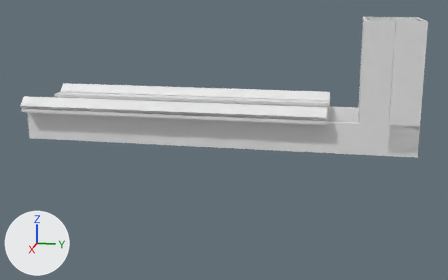
What one commit did to the Blender file Base.blend.
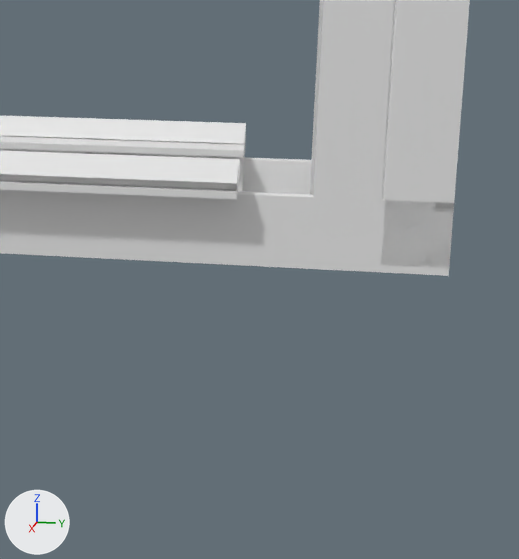
Each version appears first whole from a 50 mm camera at (1.918, -0.221, 0.856) aimed at (-0.127, -0.63, 0.345), and next in a close-up on the part from 50% to 100% of the width and 14% to 100% of the height. Lighting does not change. The marker at lower left points along +X, +Y and +Z.

Script lines for the objects in view, before the commit:
```python
me_cubo_004 = bpy.data.meshes.new('Cubo.004')
me_cubo_004.from_pydata(...)  # 10 vertices, 7 faces; spans x 0.0..0.038, y -1.01..0.0, z 0.0..0.038
me_plane_003 = bpy.data.meshes.new('Plane.003')
me_plane_003.from_pydata(...)  # 26 vertices, 19 faces; spans x -0.075..0.0, y -0.1..0.0, z 0.16..1.17
me_plane_004 = bpy.data.meshes.new('Plane.004')
me_plane_004.from_pydata(...)  # 26 vertices, 19 faces; spans x -0.075..0.0, y -0.1..0.0, z 0.23..1.24
ob_base_superior_frontal = bpy.data.objects.new('Base superior Frontal', me_plane_004)
ob_base_superior_frontal.location = (-0.232, -0.05, 0.46)
ob_base_superior_frontal.rotation_euler = (-1.571, 3.142, 3.142)  # degrees (-90, 180, 180)
ob_base_superior_posterior = bpy.data.objects.new('Base superior Posterior', me_plane_003)
ob_base_superior_posterior.location = (-0.034, -1.45, 0.46)
ob_base_superior_posterior.rotation_euler = (-1.571, 3.142, 0.0)  # degrees (-90, 180, 0)
ob_guia_principal_frontal = bpy.data.objects.new('Guia principal Frontal', me_cubo_004)
ob_guia_principal_frontal.location = (-0.309, -0.28, 0.472)
ob_guia_principal_frontal.rotation_euler = (0.0, 0.785, 0.0)  # degrees (0, 45, 0)
# also in view: 'Guia principal Posterior' at (0.017, -0.785, 0.48); 'Cabeza Polea' at (-0.132, -0.045, 0.56); 'Guia interior Frontal' at (-0.229, -0.785, 0.466); 'Cabeza Polea.001' at (-0.132, -0.135, 0.56); 'Base global' at (-0.132, -0.645, 0.4)
```
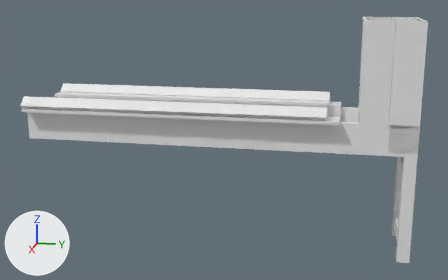
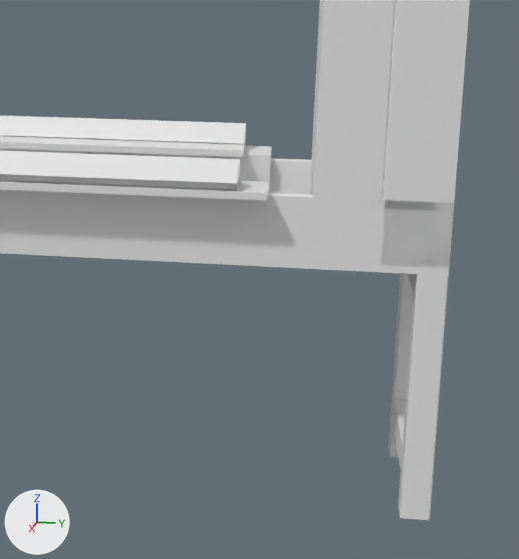
Commit message: Ambpliacion de la base

Pixel boxes (x1, y1, x2, y2) of what changed, in the close-ups (519 x 559 px):
'Pata 1 posterior', added
    after: (398, 274, 448, 520)
'Base superior Posterior', mesh rescaled
    before: (0, 181, 239, 199)
    after: (0, 181, 269, 201)
'Pata 1 frontal', added
    after: (388, 273, 413, 457)
'Base superior Frontal', mesh rescaled
    before: (0, 148, 245, 192)
    after: (0, 146, 272, 193)
'Pata 1 bajo', added
    after: (392, 399, 406, 469)
'Pata 1 superior', added
    after: (408, 274, 415, 292)

The change, as a list of edits to the scene's bpy script:
```text
Add mat_default_obj_005:
    mat_default_obj_005 = principled_material('Default OBJ.005')
    mat_default_obj_005.base_color = (0.8, 0.8, 0.8)  # white #e7e7e7
Add mat_default_obj_004:
    mat_default_obj_004 = principled_material('Default OBJ.004')
    mat_default_obj_004.base_color = (0.8, 0.8, 0.8)  # white #e7e7e7
Add mat_default_obj_003:
    mat_default_obj_003 = principled_material('Default OBJ.003')
    mat_default_obj_003.base_color = (0.8, 0.8, 0.8)  # white #e7e7e7
Add mat_default_obj_002:
    mat_default_obj_002 = principled_material('Default OBJ.002')
    mat_default_obj_002.base_color = (0.8, 0.8, 0.8)  # white #e7e7e7
Change me_plane_004:
    where me_plane_004.from_pydata(...)  # 26 vertices, 19 faces; spans x -0.075..0.0, y -0.1..0.0, z 0.23..1.24
    used by ob_base_superior_frontal; location = (-0.232, -0.05, 0.46); rotation_euler = (-1.571, 3.142, 3.142), in degrees (-90, 180, 180)
    me_plane_004 part 1: the whole mesh is scaled about its middle by (1, 1, 1.04), then moved by (0.0, 0.0, -0.02)
Change me_plane_003:
    where me_plane_003.from_pydata(...)  # 26 vertices, 19 faces; spans x -0.075..0.0, y -0.1..0.0, z 0.16..1.17
    used by ob_base_superior_posterior; location = (-0.034, -1.45, 0.46); rotation_euler = (-1.571, 3.142, 0.0), in degrees (-90, 180, 0)
    me_plane_003 part 2: the whole mesh is scaled about its middle by (1, 1, 1.04), then moved by (0.0, 0.0, 0.02)
Add me_plane_008:
    me_plane_008.from_pydata(...)  # 32 vertices, 32 faces; spans x 0.0..0.04, y 0.0..0.04, z -0.184..0.0
    me_plane_008.materials.append(mat_default_obj_005)  # white #e7e7e7
Add me_plane_007:
    me_plane_007.from_pydata(...)  # 32 vertices, 32 faces; spans x 0.0..0.04, y 0.0..0.04, z -0.35..0.0
    me_plane_007.materials.append(mat_default_obj_004)  # white #e7e7e7
Add me_plane_006:
    me_plane_006.from_pydata(...)  # 32 vertices, 32 faces; spans x 0.0..0.04, y 0.0..0.04, z -0.35..0.0
    me_plane_006.materials.append(mat_default_obj_003)  # white #e7e7e7
Add me_plane_005:
    me_plane_005.from_pydata(...)  # 32 vertices, 32 faces; spans x 0.0..0.04, y 0.0..0.04, z -0.184..0.0
    me_plane_005.materials.append(mat_default_obj_002)  # white #e7e7e7
Add ob_pata_1_bajo:
    ob_pata_1_bajo = bpy.data.objects.new('Pata 1 bajo', me_plane_008)
    ob_pata_1_bajo.location = (-0.224, 0.0, 0.094)
    ob_pata_1_bajo.rotation_euler = (3.142, 1.571, 0.0)  # degrees (180, 90, 0)
Add ob_pata_1_frontal:
    ob_pata_1_frontal = bpy.data.objects.new('Pata 1 frontal', me_plane_007)
    ob_pata_1_frontal.location = (-0.264, 0.0, 0.0)
    ob_pata_1_frontal.rotation_euler = (3.142, 0.0, 0.0)  # degrees (180, 0, 0)
Add ob_pata_1_posterior:
    ob_pata_1_posterior = bpy.data.objects.new('Pata 1 posterior', me_plane_006)
    ob_pata_1_posterior.location = (-0.04, 0.0, 0.0)
    ob_pata_1_posterior.rotation_euler = (3.142, 0.0, 0.0)  # degrees (180, 0, 0)
Add ob_pata_1_superior:
    ob_pata_1_superior = bpy.data.objects.new('Pata 1 superior', me_plane_005)
    ob_pata_1_superior.location = (-0.224, 0.0, 0.35)
    ob_pata_1_superior.rotation_euler = (3.142, 1.571, 0.0)  # degrees (180, 90, 0)
```
